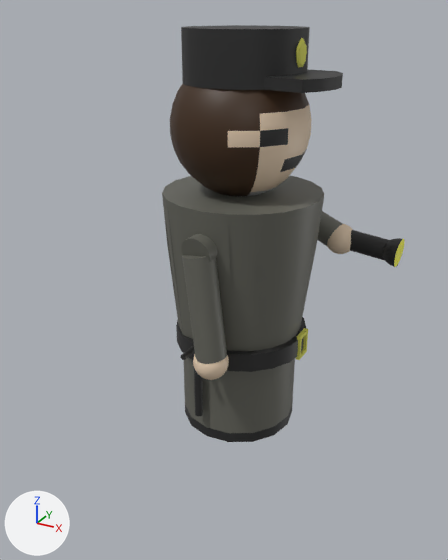
A saved change to the FBX model UnityProjekt/Assets/Prefabs/Wache.fbx.
Rendered twice from a 50 mm lens placed at (0.1131, -0.1342, 0.1126), pointed at (0.0328, 0.0118, 0.0396). Arrows for +X, +Y and +Z are at lower left; the lights stay in place. Where no turn or scale is listed for an object, it has been applied to the vertices.

The scene before the commit, as lines of its bpy script (objects in view):
```python
ob_pasted__pasted__pasted__pcylinder5 = bpy.data.objects.new('pasted__pasted__pasted__pCylinder5', me_mesh_004)
ob_pasted__pasted__pasted__pcylinder5.parent = ob_pasted__pasted__group9_001
ob_pasted__pasted__pasted__pcylinder5.location = (-0.172, 1.936, -0.262)
ob_pasted__pasted__pasted__pcylinder5.rotation_euler = (-1.842, 0.171, -0.0472)  # degrees (-106, 10, -2.7)
ob_pasted__pasted__pasted__pcylinder5.scale = (0.383, 0.785, 0.407)
ob_pasted__pasted__pcylinder5 = bpy.data.objects.new('pasted__pasted__pCylinder5', me_mesh_011)
ob_pasted__pasted__pcylinder5.parent = ob_pasted__group9_001
ob_pasted__pasted__pcylinder5.location = (0.32, 0.321, 0.0374)
ob_pasted__pasted__pcylinder5.rotation_euler = (-3.104, 0.0, 0.0)  # degrees (-178, 0, 0)
ob_pasted__pasted__pcylinder5.scale = (0.383, 2.27, 0.407)
ob_pasted__pcylinder5 = bpy.data.objects.new('pasted__pCylinder5', me_mesh_003)
ob_pasted__pcylinder5.location = (0.044, -0.018, 0.0464)
ob_pcylinder10 = bpy.data.objects.new('pCylinder10', me_mesh_013)
ob_pcylinder10.location = (0.0388, -0.0168, 0.032)
ob_pcylinder10.rotation_euler = (-3.142, 0.0, 0.0)  # degrees (-180, 0, 0)
ob_pcylinder10.scale = (0.00075, 0.00361, 0.00075)
ob_pcylinder12 = bpy.data.objects.new('pCylinder12', me_mesh_016)
ob_pcylinder12.location = (0.0577, 0.002, 0.1033)
ob_pcylinder4 = bpy.data.objects.new('pCylinder4', me_mesh_001)
ob_pcylinder4.location = (0.043, 0.0033, 0.0485)
ob_pcylinder9 = bpy.data.objects.new('pCylinder9', me_mesh_012)
ob_pcylinder9.location = (0.039, -0.0137, 0.0259)
ob_psphere2 = bpy.data.objects.new('pSphere2', me_mesh)
ob_psphere2.location = (0.0426, 0.0026, 0.0862)
ob_psphere3 = bpy.data.objects.new('pSphere3', me_mesh_005)
ob_psphere3.location = (0.0457, -0.0184, 0.0317)
ob_psphere3.rotation_euler = (1.571, 0.0, 0.0)  # degrees (90, 0, 0)
ob_psphere3.scale = (0.00445, 0.00445, 0.00445)
# also in view: 'pCylinder7' at (0.0687, 0.0331, 0.05); 'pasted__pSphere3' at (0.0602, 0.0331, 0.0504); 'pPipe1' at (0.0431, 0.0029, 0.0299); 'pCylinder8' at (0.0424, 0.0037, 0.0187); 'pCylinder11' at (0.0476, 0.0032, 0.1024)
```
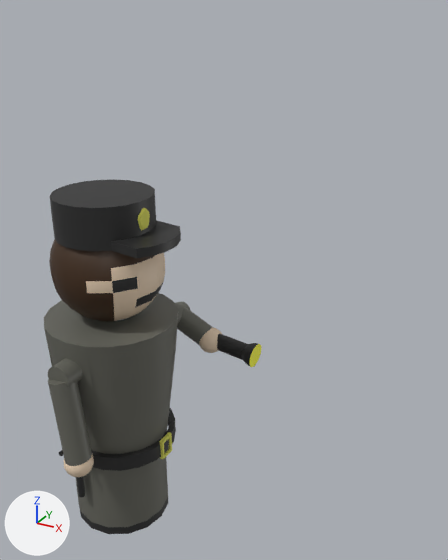
Changed parts and their boxes (x1, y1, x2, y2) in the pictures (448 x 560 px):
'pCylinder4', moved
    before: (162, 175, 324, 351)
    after: (44, 293, 178, 454)
'pSphere2', moved
    before: (170, 84, 312, 197)
    after: (49, 239, 165, 322)
'pCylinder11', moved
    before: (181, 25, 343, 93)
    after: (50, 179, 181, 258)
'pCylinder8', moved
    before: (184, 357, 295, 442)
    after: (75, 457, 168, 534)
'pasted__pCylinder5', moved
    before: (182, 255, 227, 364)
    after: (48, 379, 92, 466)
'pPipe1', moved
    before: (176, 317, 306, 372)
    after: (91, 408, 176, 471)
'pasted__pasted__pCylinder5', recoloured, moved, turned, rescaled
    before: (182, 234, 217, 262)
    after: (48, 358, 83, 387)
'pCylinder7', moved
    before: (350, 230, 389, 261)
    after: (217, 334, 248, 360)
'pasted__pasted__pasted__pCylinder5', moved, turned
    before: (317, 211, 343, 246)
    after: (177, 307, 213, 345)
'pasted__pSphere3', moved
    before: (327, 224, 353, 254)
    after: (199, 328, 222, 353)
'pSphere3', moved, rescaled (16% narrower, 12% shorter)
    before: (193, 355, 229, 380)
    after: (64, 455, 94, 477)
'pSphere4', moved
    before: (382, 238, 405, 267)
    after: (242, 343, 261, 367)
'pCylinder9', moved
    before: (193, 342, 203, 416)
    after: (76, 477, 85, 497)
'pCylinder12', moved
    before: (296, 38, 307, 68)
    after: (138, 208, 150, 230)
'pCube5', moved
    before: (296, 328, 308, 360)
    after: (159, 432, 172, 459)
'pCylinder10', recoloured, moved, turned, rescaled
    before: (181, 345, 195, 360)
    after: (59, 450, 63, 456)

The change, as a list of edits to the scene's bpy script:
```text
Change me_mesh_011:
    where me_mesh_011.from_pydata(...)  # 42 vertices, 60 faces; spans x -1.0..1.0, y -1.0..1.0, z -1.0..1.0
    remove me_mesh_011.materials.append(mat_kleidung)  # dark grey #66665e
    add me_mesh_011.materials.append(mat_schwarz)  # black #292929
Change ob_pcylinder9:
    ob_pcylinder9.location: (0.039, -0.0137, 0.0259) -> (-0.0037, -0.0181, -0.0181)
Change ob_pcylinder8:
    ob_pcylinder8.location: (0.0422, 0.0037, 0.0187) -> (-0.0011, -0.0006, -0.0327)
Change ob_pasted__pasted__pcylinder5:
    ob_pasted__pasted__pcylinder5.parent: ob_pasted__group9_001 -> ob_group16
    ob_pasted__pasted__pcylinder5.location: (0.32, 0.321, 0.0374) -> (4.241, 1.629, 1.968)
    ob_pasted__pasted__pcylinder5.rotation_euler: (-3.104, 0.0, 0.0) -> (-1.569, -3.142, 0.0)  # degrees (-178, 0, 0) -> degrees (-90, -180, 0)
    ob_pasted__pasted__pcylinder5.scale: (0.383, 2.27, 0.407) -> (0.383, 0.347, 0.395)
Change ob_pcylinder4:
    ob_pcylinder4.location: (0.043, 0.0033, 0.0485) -> (0.0001, -0.0005, 0.0045)
Change ob_psphere2:
    ob_psphere2.location: (0.0426, 0.0026, 0.0862) -> (-0.0001, 0.0002, 0.0422)
Change ob_ppipe1:
    ob_ppipe1.location: (0.0431, 0.0029, 0.0299) -> (0.0004, -0.0005, -0.0171)
Change ob_pcube5:
    ob_pcube5.location: (0.061, 0.0038, 0.0299) -> (0.0184, -0.0008, -0.017)
Change ob_pasted__pcylinder5:
    ob_pasted__pcylinder5.location: (0.044, -0.018, 0.0464) -> (0.0013, -0.0241, 0.0024)
Change ob_pasted__psphere3:
    ob_pasted__psphere3.parent: ob_group13 -> ob_group2
    ob_pasted__psphere3.location: (0.0, 1.048, 0.0) -> (1.748, 0.642, -3.029)
Change ob_pcylinder11:
    ob_pcylinder11.location: (0.043, 0.0032, 0.1024) -> (0.0003, -0.0003, 0.0584)
Change ob_psphere3:
    add ob_psphere3.parent = ob_group16
    ob_psphere3.location: (0.0457, -0.0184, 0.0317) -> (4.571, -1.231, 2.224)
    ob_psphere3.scale: (0.00445, 0.00445, 0.00445) -> (0.445, 0.445, 0.445)
Change ob_psphere4:
    ob_psphere4.location: (0.0779, 0.0328, 0.0492) -> (0.0353, 0.03, 0.0053)
Change ob_pcylinder7:
    ob_pcylinder7.location: (0.0687, 0.0331, 0.05) -> (0.026, 0.0303, 0.006)
Change ob_pcylinder12:
    ob_pcylinder12.location: (0.0577, 0.002, 0.1033) -> (0.015, -0.0016, 0.0593)
Change ob_pasted__pasted__pasted__pcylinder5:
    ob_pasted__pasted__pasted__pcylinder5.parent: ob_pasted__pasted__group9_001 -> ob_group16
    ob_pasted__pasted__pasted__pcylinder5.location: (-0.172, 1.936, -0.262) -> (5.301, 0.933, -3.315)
    ob_pasted__pasted__pasted__pcylinder5.rotation_euler: (-1.842, 0.171, -0.0472) -> (-1.711, -1.649, -0.232)  # degrees (-106, 10, -2.7) -> degrees (-98, -94, -13)
Change ob_pcylinder10:
    ob_pcylinder10.location: (0.0388, -0.0168, 0.032) -> (3.877, -1.203, 1.891)
    ob_pcylinder10.rotation_euler: (-3.142, 0.0, 0.0) -> (1.571, 0.0, 0.0)  # degrees (-180, 0, 0) -> degrees (90, 0, 0)
    ob_pcylinder10.scale: (0.00075, 0.00361, 0.00075) -> (0.075, 0.361, 0.075)
Add ob_group16:
    ob_group16 = bpy.data.objects.new('group16', None)
    ob_group16.parent = ob_group2
    ob_group16.location = (-4.269, 0.0, 0.228)
```
